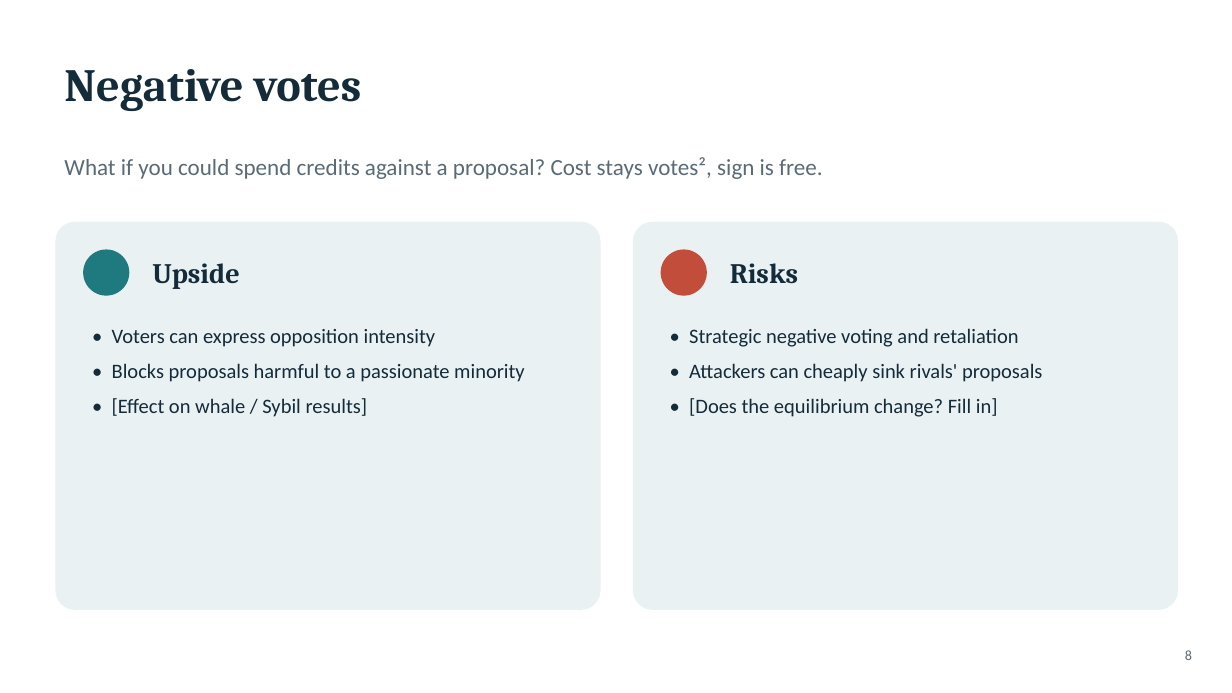
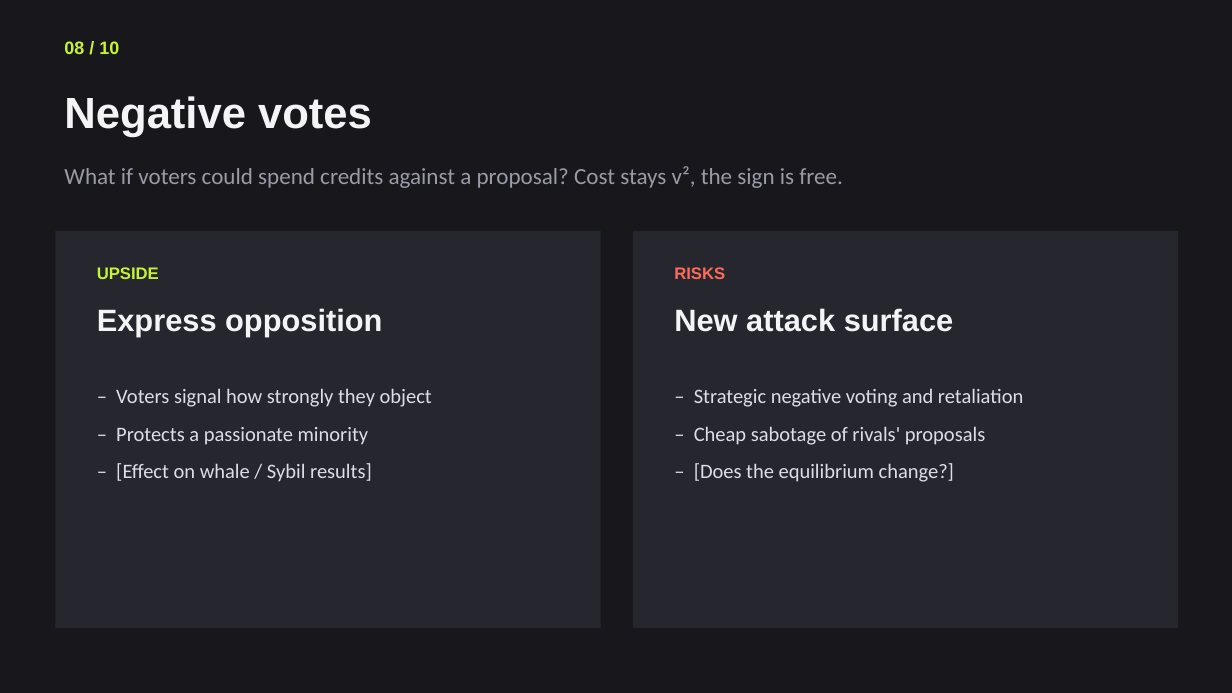
Before and after one commit to Jeanmauratille/quadratic_voting, a slide deck: slide 8 of final_project_outline.pptx. Drawn at 1232x693 pixels with LibreOffice and Linux fonts; fonts in the diff are those of the drawing. Boxes give left, top, right and bottom in pixels: in the first picture for what was removed or moved away, otherwise in the second. Text is boxed around its words. In the diff, an @@ line names an element or a change of style, - is before the commit and + after.

Commit message:
new format, populated with new info

```diff
--- a/final_project_outline.pptx
+++ b/final_project_outline.pptx
@@ background #FFFFFF to #17171C @@
@@ text added at bbox=[64, 41, 119, 54], 14 pt, text #C6F432, bold @@
+08 / 10
@@ text "Negative votes": place and size @@
-text "Negative votes" at bbox=[64, 69, 362, 111]
+text "Negative votes" at bbox=[64, 96, 372, 137]
@@ text "Negative votes" at bbox=[64, 96, 372, 137]: size 36 to 34 pt, font Cambria to Arial, text colour #142B3A to #F4F4F6; more space between paragraphs @@
@@ text at bbox=[64, 166, 843, 188]: text changed; text colour #5A6B76 to #9A9AA8 @@
-What if you could spend credits against a proposal? Cost stays votes², sign is free.
+What if voters could spend credits against a proposal? Cost stays v², the sign is free.
@@ rectangle: place and size @@
-rectangle at bbox=[55, 222, 601, 610]
+rectangle at bbox=[55, 231, 601, 628]
@@ rectangle at bbox=[55, 231, 601, 628]: rounded rectangle to rectangle; fill #EAF1F2 to #26262E @@
@@ rectangle at bbox=[633, 231, 1178, 628]: rounded rectangle to rectangle; fill #EAF1F2 to #26262E @@
@@ rectangle: place and size @@
-rectangle at bbox=[633, 222, 1178, 610]
+rectangle at bbox=[633, 231, 1178, 628]
@@ ellipse removed at bbox=[83, 250, 129, 296] @@
@@ text "UPSIDE" at bbox=[97, 267, 159, 279]: vertical alignment middle to top @@
@@ text at bbox=[97, 267, 159, 279]: text changed; size 22 to 13 pt; font Cambria to Arial; text colour #142B3A to #C6F432 @@
-Upside
+UPSIDE
@@ ellipse removed at bbox=[661, 250, 707, 296] @@
@@ text "RISKS" at bbox=[674, 267, 725, 279]: vertical alignment middle to top @@
@@ text at bbox=[674, 267, 725, 279]: text changed; size 22 to 13 pt; font Cambria to Arial; text colour #142B3A to #FF6B5B @@
-Risks
+RISKS
@@ text added at bbox=[97, 308, 382, 336], 24 pt, text #F4F4F6, bold @@
+Express opposition
@@ text added at bbox=[674, 308, 954, 332], 24 pt, text #F4F4F6, bold @@
+New attack surface
@@ text at bbox=[116, 388, 432, 482]: text changed; text colour #142B3A to #DDDDE4 @@
-• Voters can express opposition intensity
-• Blocks proposals harmful to a passionate minority
-• [Effect on whale / Sybil results]
+– Voters signal how strongly they object
+– Protects a passionate minority
+– [Effect on whale / Sybil results]
@@ text at bbox=[694, 388, 1023, 482]: text changed; text colour #142B3A to #DDDDE4 @@
-• Strategic negative voting and retaliation
-• Attackers can cheaply sink rivals' proposals
-• [Does the equilibrium change? Fill in]
+– Strategic negative voting and retaliation
+– Cheap sabotage of rivals' proposals
+– [Does the equilibrium change?]
@@ text removed at bbox=[1185, 650, 1192, 660] @@
-8
```
Also in this commit, not shown: 7 other slides changed, 2 slides added, 2 slides removed.
